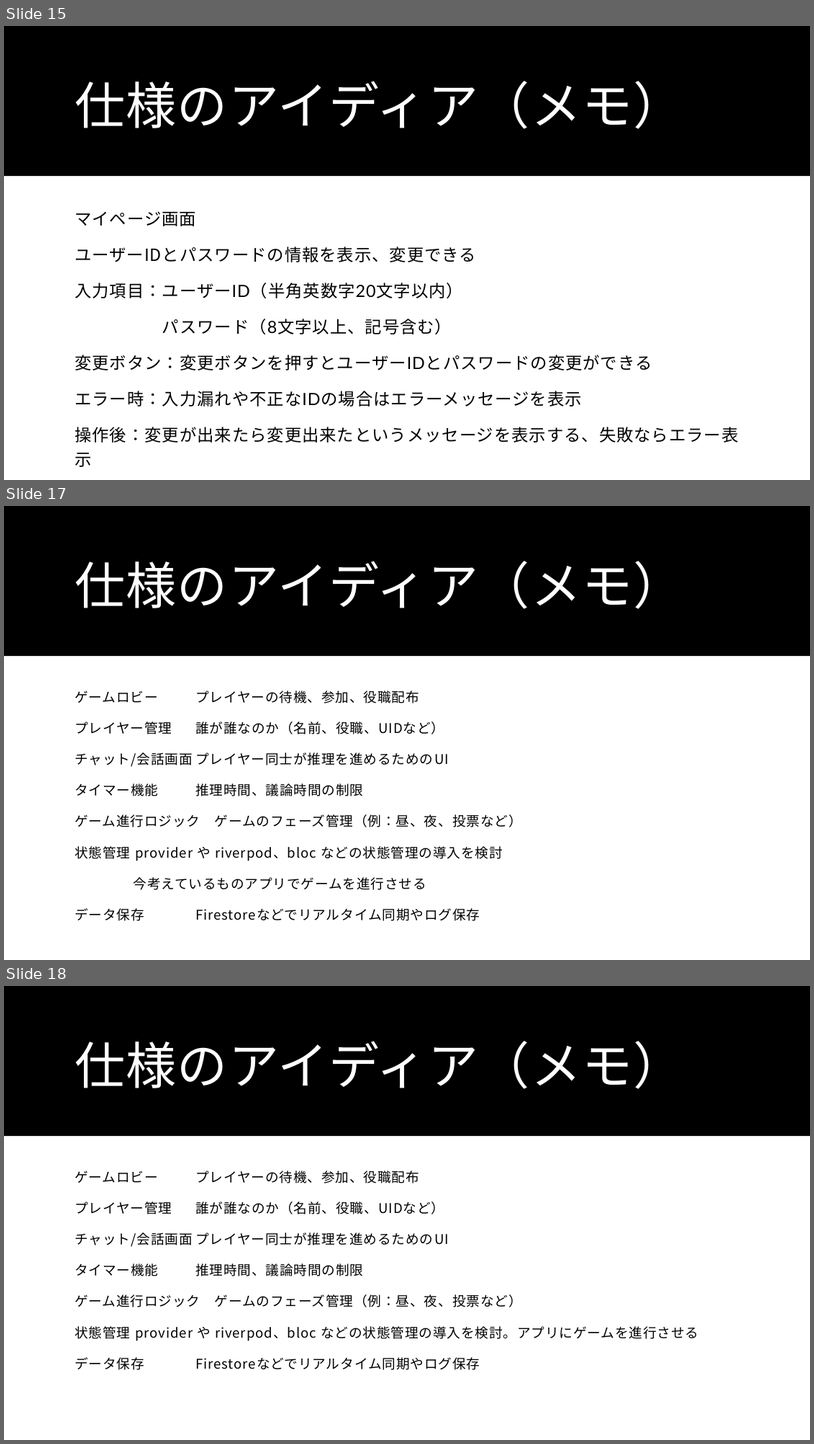
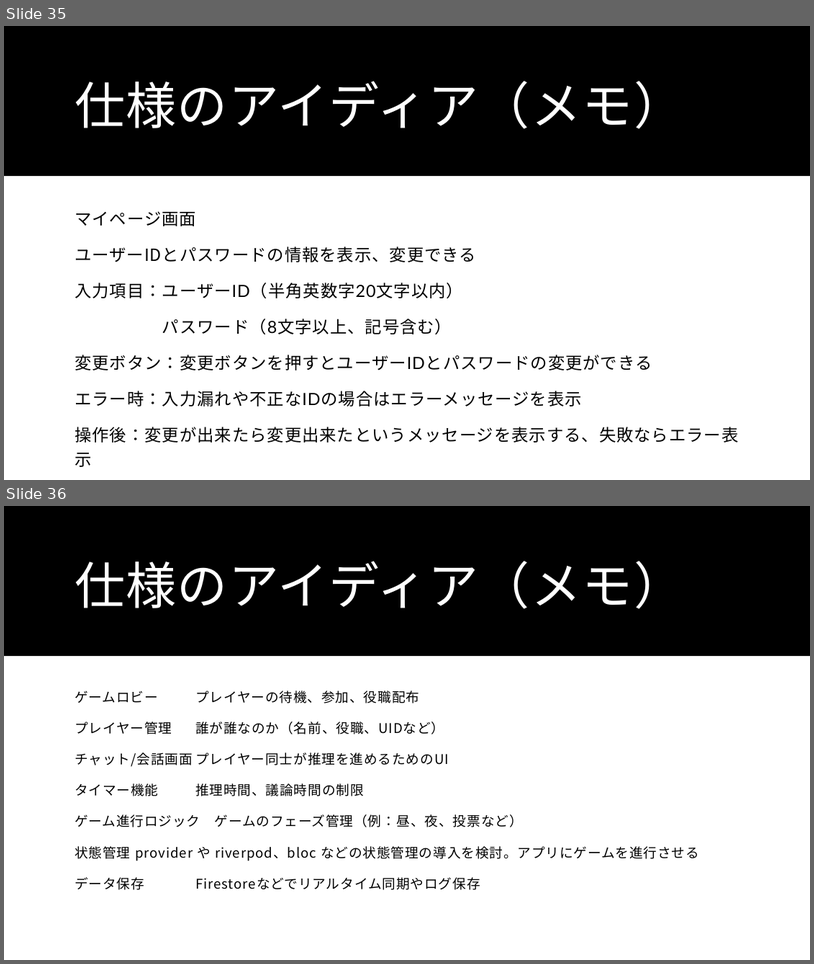
Before and after one commit to Wtnbtkm/flutter_application_1, a slide deck: Flutterの制作仕様書・アイディア（メモ）.pptx. Shown one above the other, each under a label of ours: slides 15, 17 and 18 before the commit, slides 35 and 36 after it; the slides between them are not shown. The pictures are 814x1444 and 814x964 pixels, drawn with LibreOffice and Linux fonts; fonts in the diff are those of the drawing. Boxes give left, top, right and bottom in pixels: in the first picture for what was removed or moved away, otherwise in the second. Text is boxed around its words. In the diff, an @@ line names an element or a change of style, - is before the commit and + after.

Commit message:
パワーポイント（発表するためのスライドの追加）

```diff
--- a/Flutterの制作仕様書・アイディア（メモ）.pptx
+++ b/Flutterの制作仕様書・アイディア（メモ）.pptx
@@ slide 17 removed at bbox=[4, 506, 810, 960], background #FFFFFF; not listed: 1 template element that a slide beside it also shows @@
@@ title removed at bbox=[75, 561, 684, 609] @@
-仕様のアイディア（メモ）
@@ text removed at bbox=[75, 690, 522, 921] @@
-ゲームロビー プレイヤーの待機、参加、役職配布
-プレイヤー管理 誰が誰なのか（名前、役職、UIDなど）
-チャット/会話画面 プレイヤー同士が推理を進めるためのUI
-タイマー機能 推理時間、議論時間の制限
-ゲーム進行ロジック ゲームのフェーズ管理（例：昼、夜、投票など）
-状態管理 provider や riverpod、bloc などの状態管理の導入を検討
-今考えているものアプリでゲームを進行させる
-データ保存 Firestoreなどでリアルタイム同期やログ保存
@@ what was slide 15 is now slide 35 @@
@@ what was slide 18 is now slide 36 @@
```
Also in this commit, not shown: 1 slide changed, 20 slides added, 1 other slide removed.
